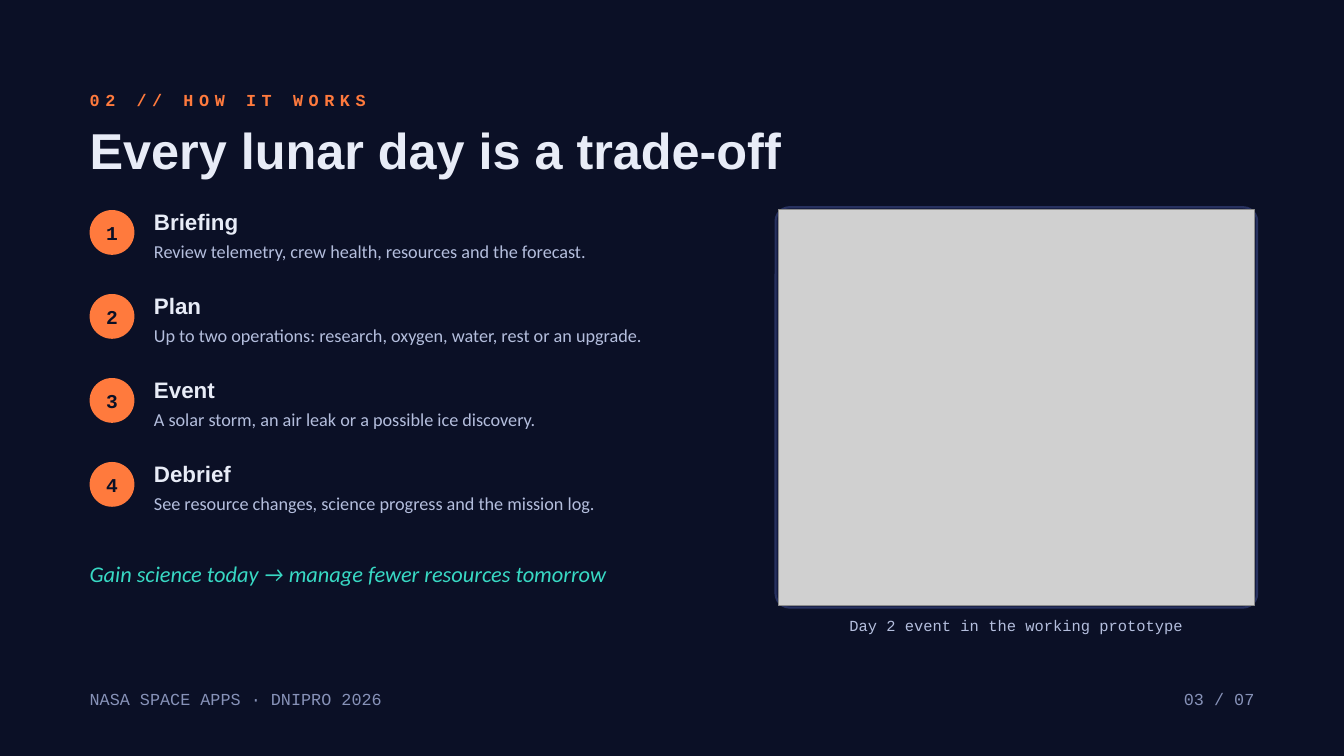
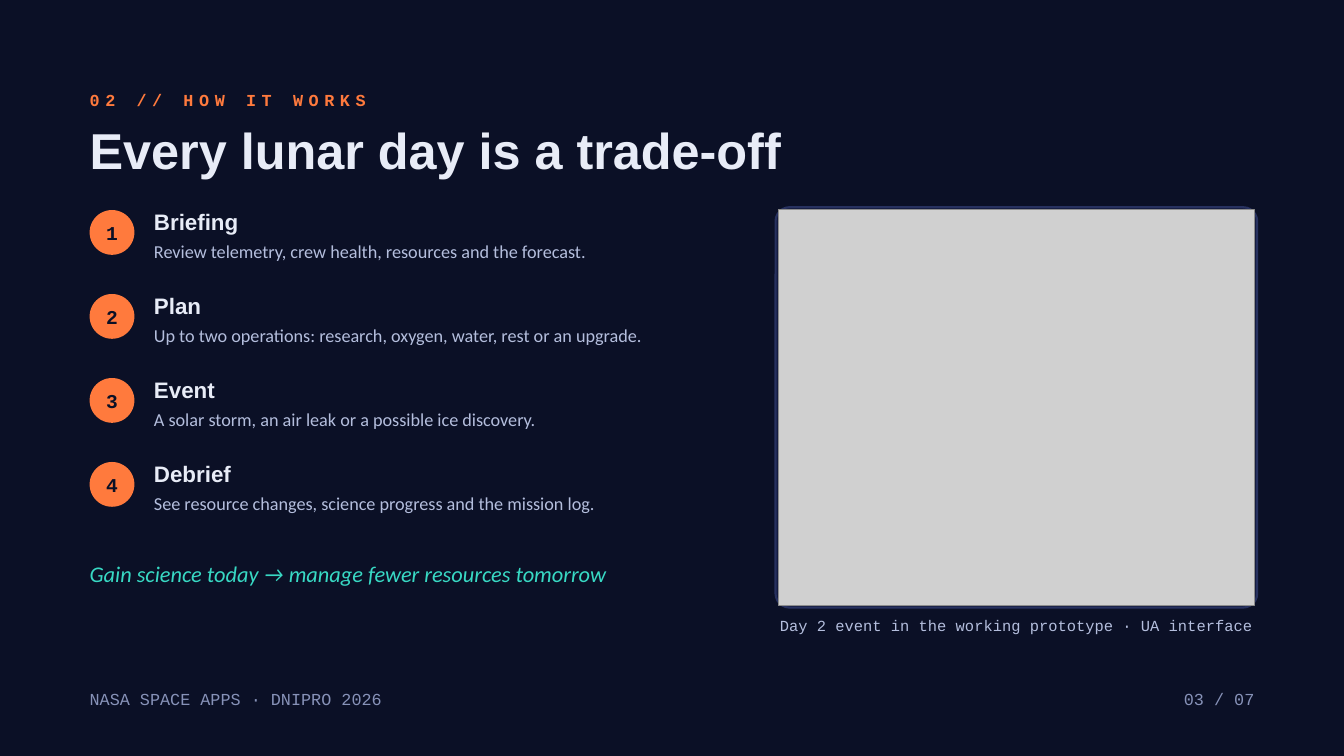
Before and after one commit to aleexxeyy/lunar-ops, a slide deck: slide 3 of Презентация/LunarOps_SpaceApps_Dnipro_2026.pptx. Drawn at 1344x756 pixels with LibreOffice and Linux fonts; fonts in the diff are those of the drawing; grey boxes stand for pictures; background and template pictures are left out. Boxes give left, top, right and bottom in pixels: in the first picture for what was removed or moved away, otherwise in the second. Text is boxed around its words. In the diff, an @@ line names an element or a change of style, - is before the commit and + after.

```diff
--- a/Презентация/LunarOps_SpaceApps_Dnipro_2026.pptx
+++ b/Презентация/LunarOps_SpaceApps_Dnipro_2026.pptx
@@ text at [780, 620, 1252, 634]: text changed @@
-Day 2 event in the working prototype
+Day 2 event in the working prototype · UA interface
```
Also in this commit, not shown: 1 other slide changed, 27 other files.
